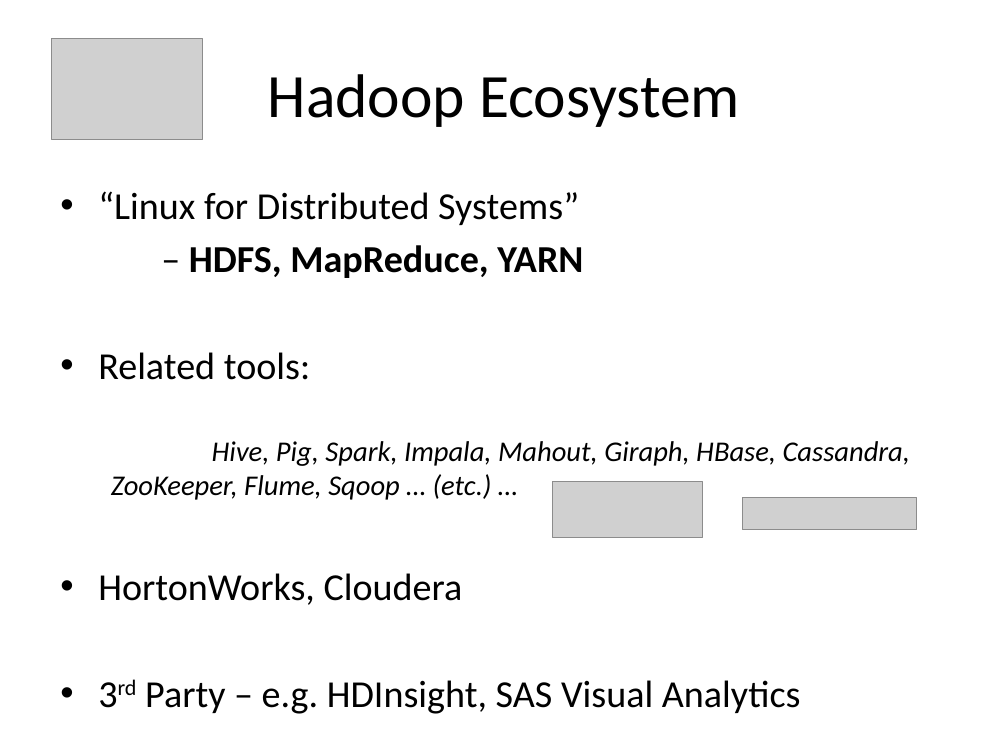
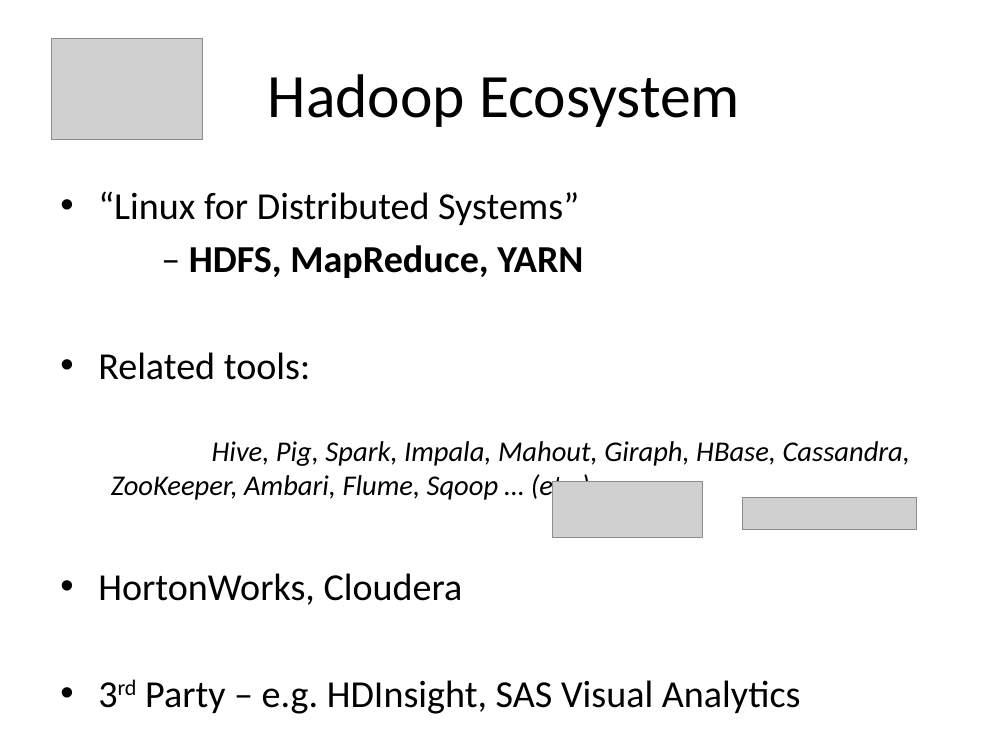
Before and after one commit to alexdgarland/database-demos, a slide deck: slide 54 of Slides/Not Only SQL - Picking A Database for DotNET.pptx (slide 53 before the commit). Drawn at 1008x756 pixels with LibreOffice and Linux fonts; fonts in the diff are those of the drawing; grey boxes stand for pictures. Boxes give left, top, right and bottom in pixels: in the first picture for what was removed or moved away, otherwise in the second. Text is boxed around its words. In the diff, an @@ line names an element or a change of style, - is before the commit and + after.

```diff
--- a/Slides/Not Only SQL - Picking A Database for DotNET.pptx
+++ b/Slides/Not Only SQL - Picking A Database for DotNET.pptx
@@ text at <box>111,441,910,503</box>: text changed @@
-  Hive, Pig, Spark, Impala, Mahout, Giraph, HBase, Cassandra, ZooKeeper, Flume, Sqoop … (etc.) …
+  Hive, Pig, Spark, Impala, Mahout, Giraph, HBase, Cassandra, ZooKeeper, Ambari, Flume, Sqoop … (etc.) …
```
Also in this commit, not shown: 14 other slides changed, 1 slide added.
